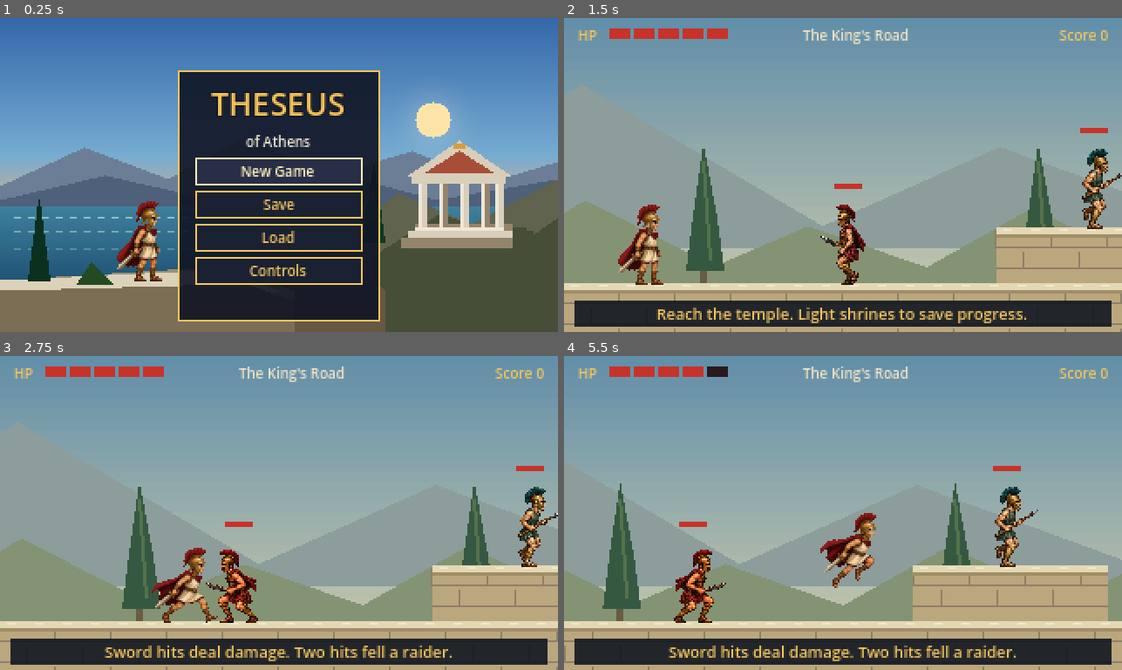
Above: before the commit, frames 1-4 (two rows, left to right).
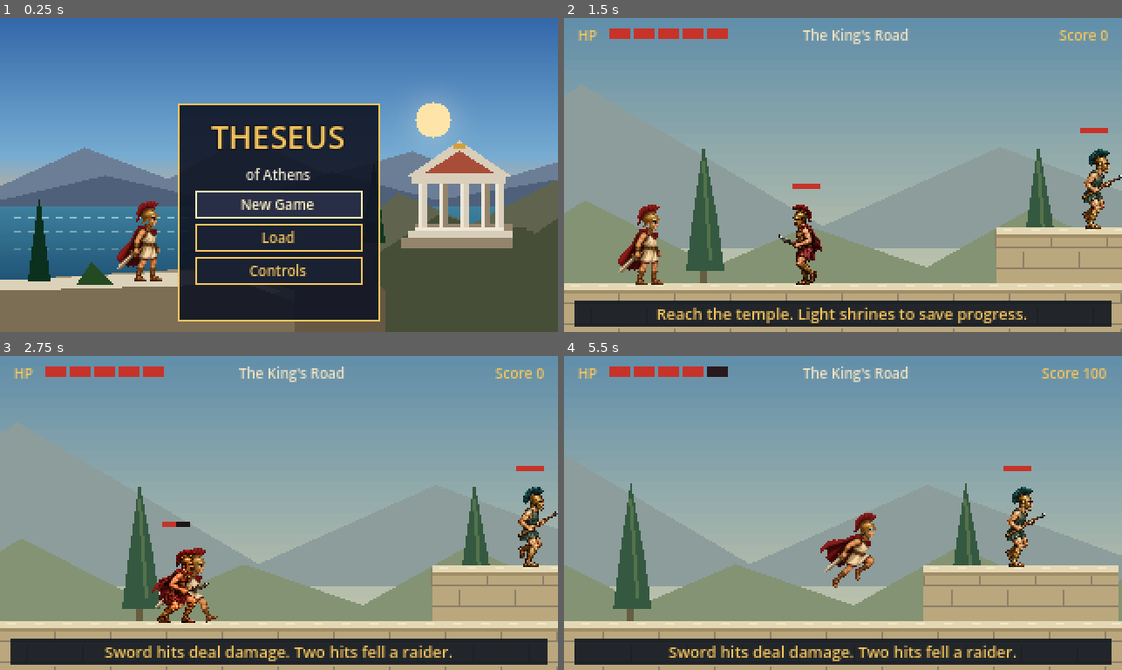
Above: after the commit, the same moments.

Repository: christsantiris/Theseus
Game: Godot game, scene res://scenes/main/main.tscn
Same seed, same stepped clock (60 frames per second), same inputs: the game is played once before the commit and once after it.
Inputs (mouse positions are in pixels of both pictures, inside the frame that each line leads up to):
- Up to frame 1 (0.25 s): no input
- Up to frame 2 (1.5 s): click (843, 203) at 0.5 s, where only the run before the commit has a clickable "Save"; click (843, 171) at 1.25 s, where only the run before the commit has a clickable "New Game"
- Up to frame 3 (2.75 s): tap Enter at 2 s; hold D (move_right) from 2.03 s (still down); tap Space (attack) at 2.1 s; tap Up (jump) at 2.27 s
- Up to frame 4 (5.5 s): tap Down (duck) at 2.85, 4.35 s; tap Up (jump) at 3.02, 4.52, 5.27 s; release D (move_right) at 3.53 s; hold A (move_left) 3.53-4.28 s; tap Space (attack) at 3.6, 5.1 s; hold D (move_right) from 4.28 s (still down)

The runs differ from the first frame. In frame 1, 7.0% of the frame differs, in the area x 31-69%, y 16-64%; in frame 2, 2.4%; in frame 3, 2.6%; in frame 4, 7.2%, in the area x 0-100%, y 3-100%.

Commit message:
Move save from title screen to pause menu

Diff:
--- a/scenes/levels/level_1.gd
+++ b/scenes/levels/level_1.gd
@@ -17,6 +17,7 @@
 @onready var pause_heading: Label = $PauseLayer/PauseScreen/Center/Panel/Stack/Label
 @onready var details: Label = $PauseLayer/PauseScreen/Center/Panel/Stack/Details
 @onready var resume_button: Button = $PauseLayer/PauseScreen/Center/Panel/Stack/Buttons/Resume
+@onready var save_button: Button = $PauseLayer/PauseScreen/Center/Panel/Stack/Buttons/Save
 @onready var replay_button: Button = $PauseLayer/PauseScreen/Center/Panel/Stack/Buttons/Replay
 @onready var title_button: Button = $PauseLayer/PauseScreen/Center/Panel/Stack/Buttons/Title
 @onready var player = $Player
@@ -111,7 +112,7 @@
 	panel_style.set_border_width_all(1)
 	panel_style.set_content_margin_all(8)
 	pause_panel.add_theme_stylebox_override("panel", panel_style)
-	for button in [resume_button, replay_button, title_button]:
+	for button in [resume_button, save_button, replay_button, title_button]:
 		theme.style_button(button, 8)
 		button.custom_minimum_size = Vector2(96, 16)
 	replay_button.hide()
@@ -163,11 +164,19 @@
 	get_tree().paused = paused
 	pause_screen.visible = paused
 	if paused:
+		details.hide()
 		resume_button.grab_focus()
 
 
 func _on_resume_pressed() -> void:
 	_set_paused(false)
+
+
+func _on_save_pressed() -> void:
+	if _complete or not get_tree().paused:
+		return
+	details.text = "Save comes later"
+	details.show()
 
 
 func _on_replay_pressed() -> void:
@@ -219,6 +228,7 @@
 	details.text = "The temple road is clear.\nScore %d  |  Defeated %d/%d\nTime %d:%02d" % [_score, _defeated.size(), Layout.ENEMIES.size(), seconds / 60, seconds % 60]
 	details.show()
 	resume_button.hide()
+	save_button.hide()
 	replay_button.show()
 	pause_screen.show()
 	replay_button.grab_focus()
--- a/scenes/levels/level_1.tscn
+++ b/scenes/levels/level_1.tscn
@@ -75,6 +75,11 @@
 size_flags_horizontal = 4
 text = "Resume"
 
+[node name="Save" type="Button" parent="PauseLayer/PauseScreen/Center/Panel/Stack/Buttons"]
+layout_mode = 2
+size_flags_horizontal = 4
+text = "Save"
+
 [node name="Replay" type="Button" parent="PauseLayer/PauseScreen/Center/Panel/Stack/Buttons"]
 layout_mode = 2
 size_flags_horizontal = 4
@@ -83,8 +88,9 @@
 [node name="Title" type="Button" parent="PauseLayer/PauseScreen/Center/Panel/Stack/Buttons"]
 layout_mode = 2
 size_flags_horizontal = 4
-text = "Title"
+text = "Return to Title"
 
 [connection signal="pressed" from="PauseLayer/PauseScreen/Center/Panel/Stack/Buttons/Resume" to="." method="_on_resume_pressed"]
+[connection signal="pressed" from="PauseLayer/PauseScreen/Center/Panel/Stack/Buttons/Save" to="." method="_on_save_pressed"]
 [connection signal="pressed" from="PauseLayer/PauseScreen/Center/Panel/Stack/Buttons/Replay" to="." method="_on_replay_pressed"]
 [connection signal="pressed" from="PauseLayer/PauseScreen/Center/Panel/Stack/Buttons/Title" to="." method="_on_title_pressed"]
--- a/scenes/main/main.gd
+++ b/scenes/main/main.gd
@@ -6,7 +6,6 @@
 @onready var controls_screen: Control = $UI/ControlsScreen
 @onready var menu: PanelContainer = $UI/TitleScreen/Menu
 @onready var new_game_button: Button = $UI/TitleScreen/Menu/Content/NewGame
-@onready var save_button: Button = $UI/TitleScreen/Menu/Content/Save
 @onready var load_button: Button = $UI/TitleScreen/Menu/Content/Load
 @onready var controls_button: Button = $UI/TitleScreen/Menu/Content/Controls
 @onready var hint: Label = $UI/TitleScreen/Menu/Content/Hint
@@ -20,7 +19,7 @@
 	panel_style.set_border_width_all(1)
 	panel_style.set_content_margin_all(6)
 	menu.add_theme_stylebox_override("panel", panel_style)
-	for button in [new_game_button, save_button, load_button, controls_button]:
+	for button in [new_game_button, load_button, controls_button]:
 		ThemeHelpers.style_button(button, 8)
 		button.custom_minimum_size = Vector2(96, 16)
 	controls_screen.back_pressed.connect(_on_controls_back)
@@ -31,10 +30,6 @@
 	LevelRun.begin_run()
 	get_tree().paused = false
 	get_tree().change_scene_to_file("res://scenes/levels/level_1.tscn")
-
-
-func _on_save_pressed() -> void:
-	hint.text = "Save comes later"
 
 
 func _on_load_pressed() -> void:
--- a/scenes/main/main.tscn
+++ b/scenes/main/main.tscn
@@ -37,7 +37,7 @@
 anchor_right = 0.5
 anchor_bottom = 1.0
 offset_left = -58.0
-offset_top = -146.0
+offset_top = -127.0
 offset_right = 58.0
 offset_bottom = -6.0
 grow_horizontal = 2
@@ -67,11 +67,6 @@
 layout_mode = 2
 size_flags_horizontal = 4
 text = "New Game"
-
-[node name="Save" type="Button" parent="UI/TitleScreen/Menu/Content"]
-layout_mode = 2
-size_flags_horizontal = 4
-text = "Save"
 
 [node name="Load" type="Button" parent="UI/TitleScreen/Menu/Content"]
 layout_mode = 2
@@ -112,6 +107,5 @@
 color = Color(0.02, 0.03, 0.06, 0.72)
 
 [connection signal="pressed" from="UI/TitleScreen/Menu/Content/NewGame" to="." method="_on_new_game_pressed"]
-[connection signal="pressed" from="UI/TitleScreen/Menu/Content/Save" to="." method="_on_save_pressed"]
 [connection signal="pressed" from="UI/TitleScreen/Menu/Content/Load" to="." method="_on_load_pressed"]
 [connection signal="pressed" from="UI/TitleScreen/Menu/Content/Controls" to="." method="_on_controls_pressed"]
